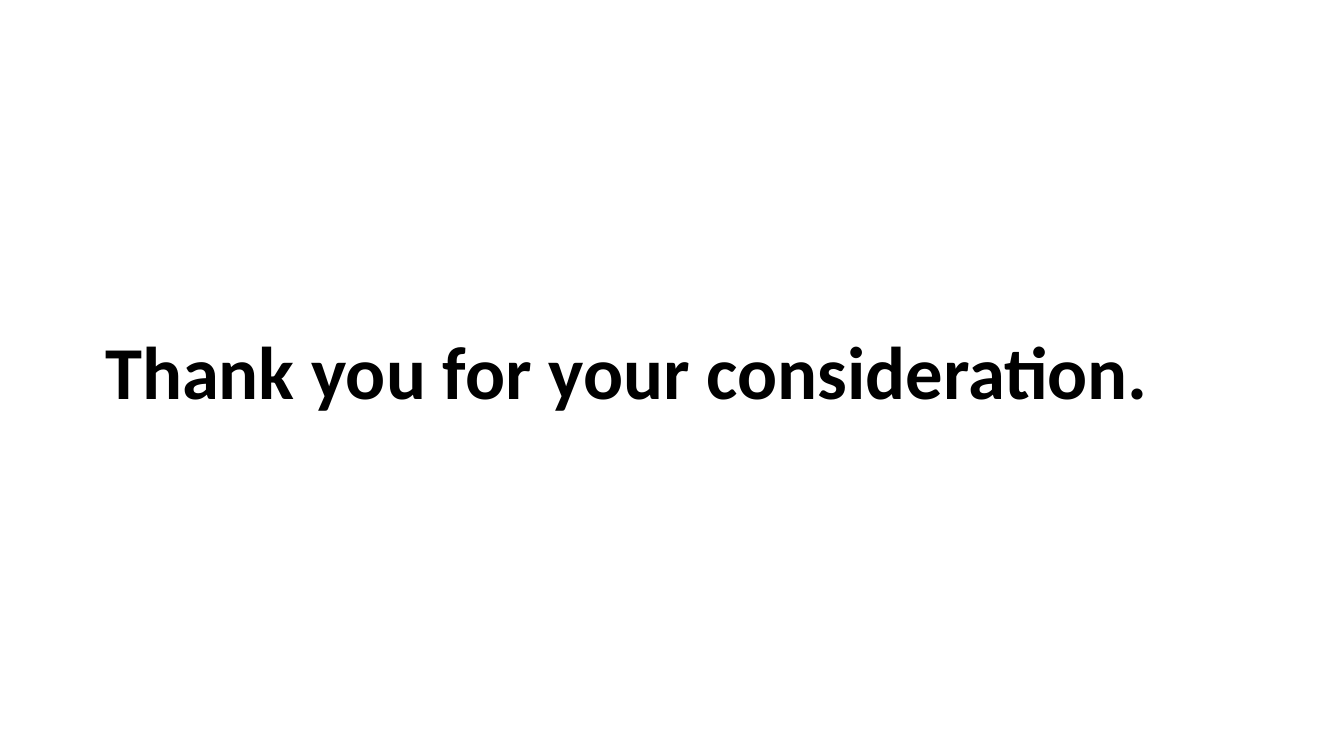
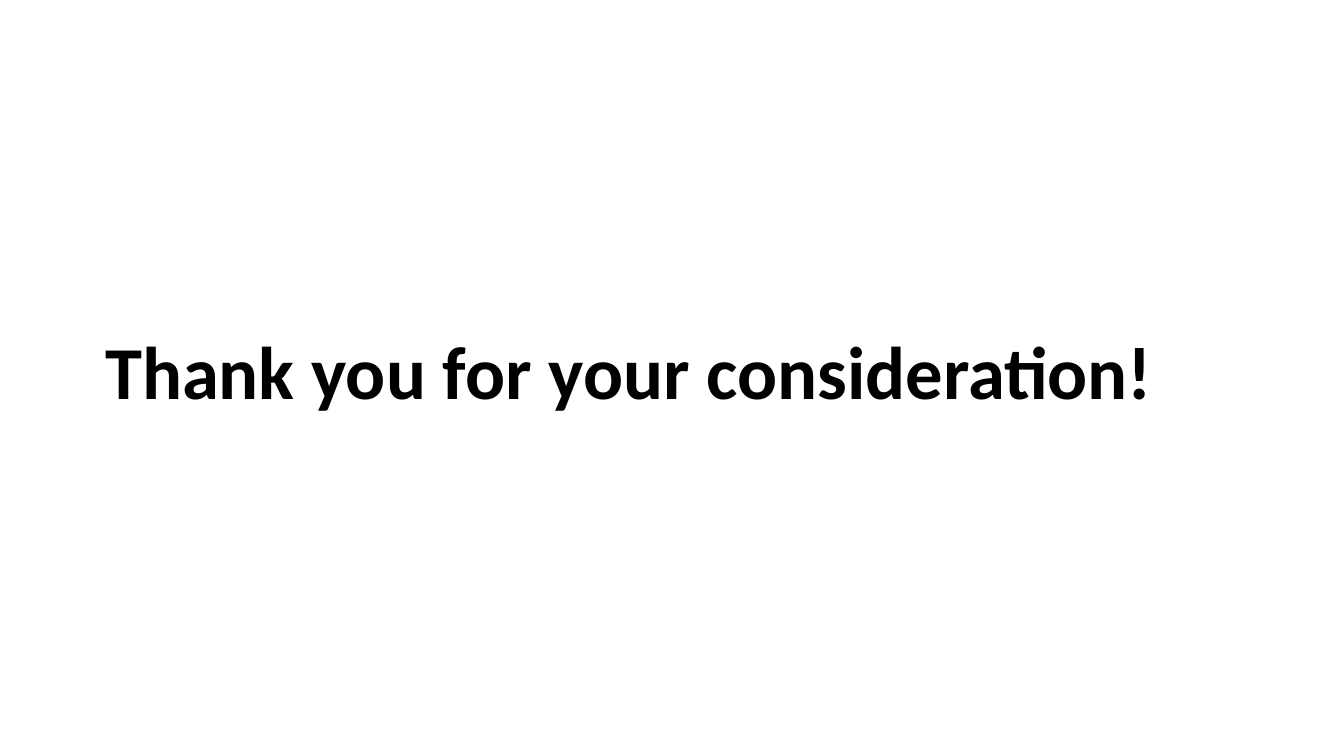
Before and after one commit to ethan-lott/saase-app, a slide deck: slide 11 of Presentation.pptx (slide 10 before the commit). Drawn at 1344x756 pixels with LibreOffice and Linux fonts; fonts in the diff are those of the drawing; background and template pictures are left out. Boxes give left, top, right and bottom in pixels: in the first picture for what was removed or moved away, otherwise in the second. Text is boxed around its words. In the diff, an @@ line names an element or a change of style, - is before the commit and + after.

```diff
--- a/Presentation.pptx
+++ b/Presentation.pptx
@@ title at bbox=[105, 346, 1152, 411]: text changed @@
-Thank you for your consideration.
+Thank you for your consideration!
```
Also in this commit, not shown: 5 other slides changed, 2 slides added, 1 slide removed, 4 other files.
